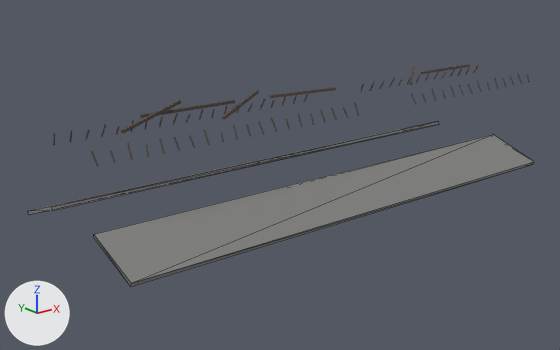
Before and after pictures for a commit that changed the glTF model assets/maps/notre_dame_fire/glb/06_roof_burnt.glb.
Both versions are drawn from a camera (50 mm lens) standing at (-104.2, -118.1, 65.3) and looking at (-6.1, 4.5, 16.3). The axes (+X, +Y, +Z) are drawn at lower left. The lights are the same throughout. The older version comes first. Mesh edges are drawn as thin lines on the coarser meshes. Vertices at exactly the same position are counted once.

Before the edit, the objects in view are built like this:
```python
me_roof_burnt_fcharred_mesh = bpy.data.meshes.new('roof_burnt_fcharred_mesh')
me_roof_burnt_fcharred_mesh.from_pydata(...)  # 48 vertices, 72 faces; spans x -46.1..45.2, y -5.7..5.3, z 33.2..35.6
me_roof_burnt_fcharred_mesh.materials.append(mat_ndfcharred)  # brown #524842
me_roof_burnt_fcharred_nocol_mesh = bpy.data.meshes.new('roof_burnt_fcharred_nocol_mesh')
me_roof_burnt_fcharred_nocol_mesh.from_pydata(...)  # 544 vertices, 816 faces; spans x -53.7..62.3, y -8.6..8.6, z 29.9..32.6
me_roof_burnt_fcharred_nocol_mesh.materials.append(mat_ndfcharred)  # brown #524842
me_roof_burnt_fspentlead_mesh = bpy.data.meshes.new('roof_burnt_fspentlead_mesh')
me_roof_burnt_fspentlead_mesh.from_pydata(...)  # 16 vertices, 24 faces; spans x -54.8..49.2, y -20.3..20.3, z 14.1..18.9
me_roof_burnt_fspentlead_mesh.materials.append(mat_ndfspentlead)  # grey #8b8b89
ob_roof_burnt_fcharred = bpy.data.objects.new('roof_burnt_fcharred', me_roof_burnt_fcharred_mesh)
ob_roof_burnt_fcharred.location = (0.0, 0.0, 0.0)
ob_roof_burnt_fcharred_nocol = bpy.data.objects.new('roof_burnt_fcharred_nocol', me_roof_burnt_fcharred_nocol_mesh)
ob_roof_burnt_fcharred_nocol.location = (0.0, 0.0, 0.0)
ob_roof_burnt_fspentlead = bpy.data.objects.new('roof_burnt_fspentlead', me_roof_burnt_fspentlead_mesh)
ob_roof_burnt_fspentlead.location = (0.0, 0.0, 0.0)
```
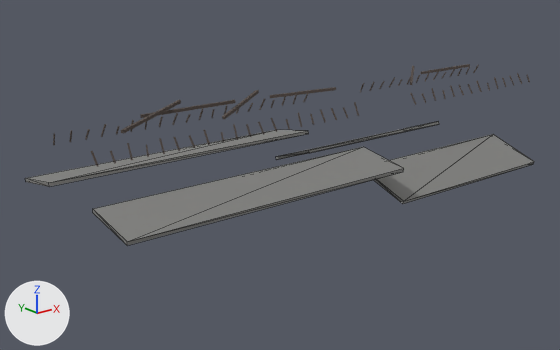
Boxes [x1, y1, x2, y2] around the edits, measured in the pictures (560 x 350 px):
'roof_burnt_fspentlead', reshaped (24% shorter): before [28, 121, 534, 286]; after [25, 121, 534, 246]

Edits to the bpy script that builds the scene:
```text
Change me_roof_burnt_fspentlead_mesh:
    used by ob_roof_burnt_fspentlead; location = (0.0, 0.0, 0.0)
    remove me_roof_burnt_fspentlead_mesh.from_pydata(...)  # 16 vertices, 24 faces; spans x -54.8..49.2, y -20.3..20.3, z 14.1..18.9
    add me_roof_burnt_fspentlead_mesh.from_pydata(...)  # 32 vertices, 48 faces; spans x -54.8..49.2, y -20.3..20.3, z 14.1..23.3
    me_roof_burnt_fspentlead_mesh part 1
    8 vertices are removed from x -54.8, y -20.3..20.3, z 14.1..18.9
    20 faces are deleted
    8 vertices are added at x -54.8, y -20.0..20.0, z 20.7..23.3
    8 new vertices lie (-44.0, 0.0, 0.0) away from vertices in x 49.2, y -20.3..20.3, z 14.1..18.9
    8 new vertices lie (60.0, 0.0, 0.0) away from vertices in x -54.8, y -20.0..20.0, z 20.7..23.3
    44 new faces join them
```
